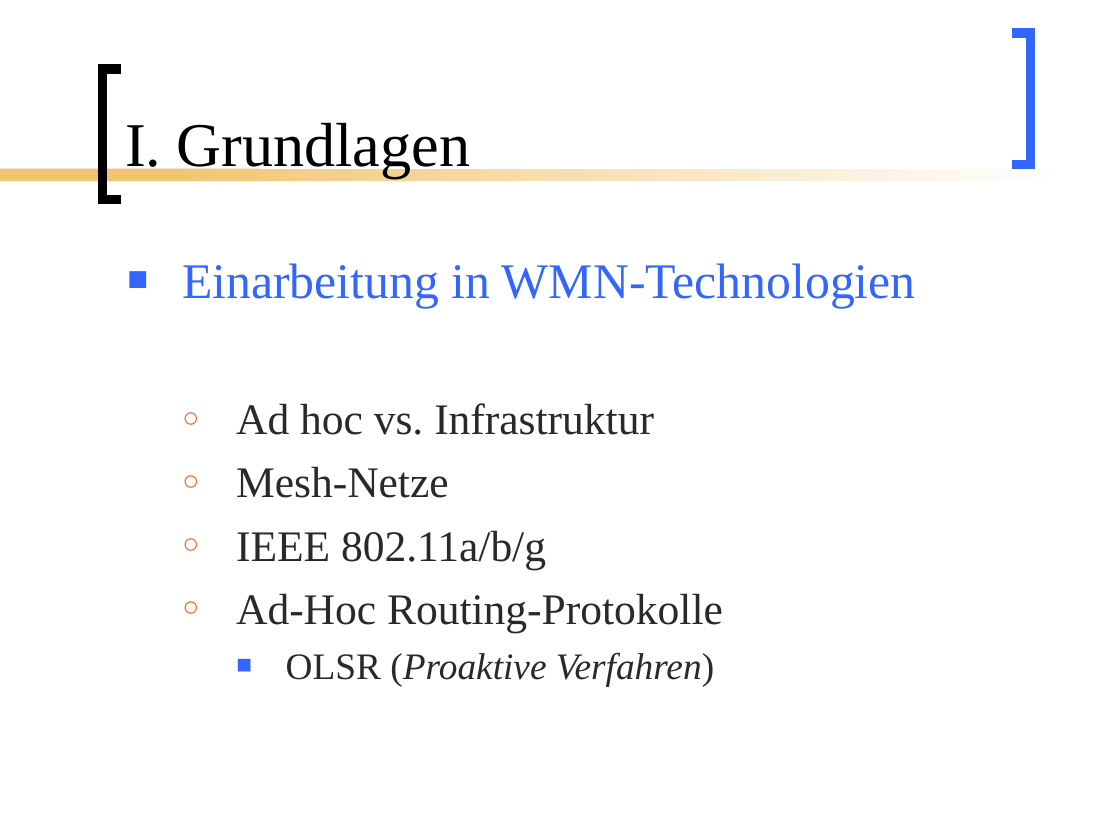
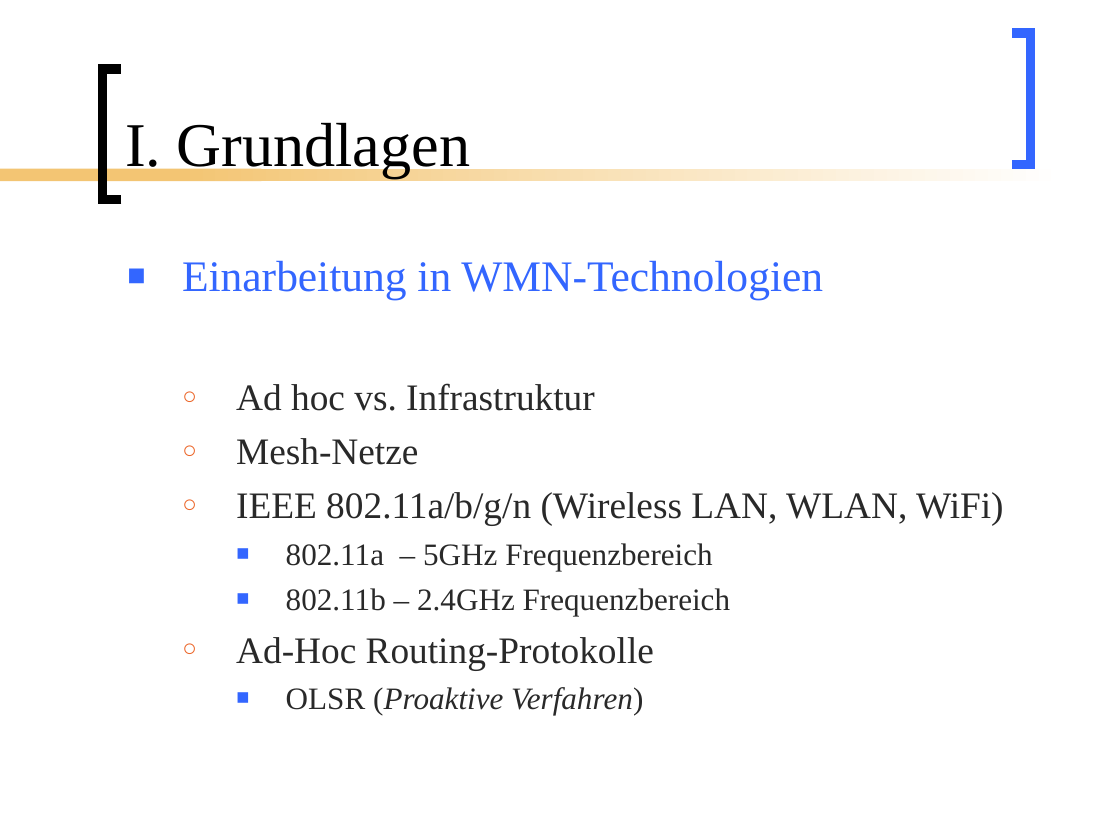
Before and after one commit to BackupTheBerlios/mesh2nexus-svn, a slide deck: slide 5 of documents/folien/Mesh_Vortrag.ppt. Drawn at 1120x840 pixels with LibreOffice and Linux fonts; fonts in the diff are those of the drawing. Boxes give left, top, right and bottom in pixels: in the first picture for what was removed or moved away, otherwise in the second. Text is boxed around its words. In the diff, an @@ line names an element or a change of style, - is before the commit and + after.

```diff
--- a/documents/folien/Mesh_Vortrag.ppt
+++ b/documents/folien/Mesh_Vortrag.ppt
@@ text at (182,260,823,715): size 32 to 28 pt in "Einarbeitung in WMN-Technologien"; size 28 to 24 pt in "Ad hoc vs. Infrastruktur", "Mesh-Netze", "Ad-Hoc Routing-Protokolle"; size 24 to 20 pt in "OLSR (Proaktive Verfahren)"; less space between paragraphs @@
@@ text at (236,492,1004,616): text changed; size 28 to 20 pt @@
-  ○ IEEE 802.11a/b/g
+  ○ IEEE 802.11a/b/g/n (Wireless LAN, WLAN, WiFi)
+    ■ 802.11a – 5GHz Frequenzbereich
+    ■ 802.11b – 2.4GHz Frequenzbereich
```
Also in this commit, not shown: 14 other slides changed, 1 slide removed.
